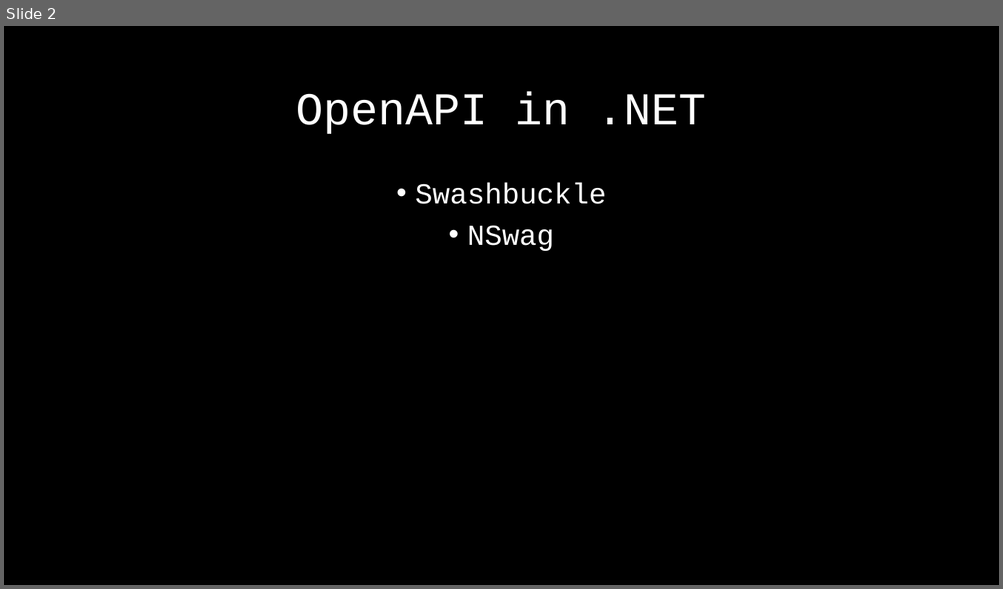
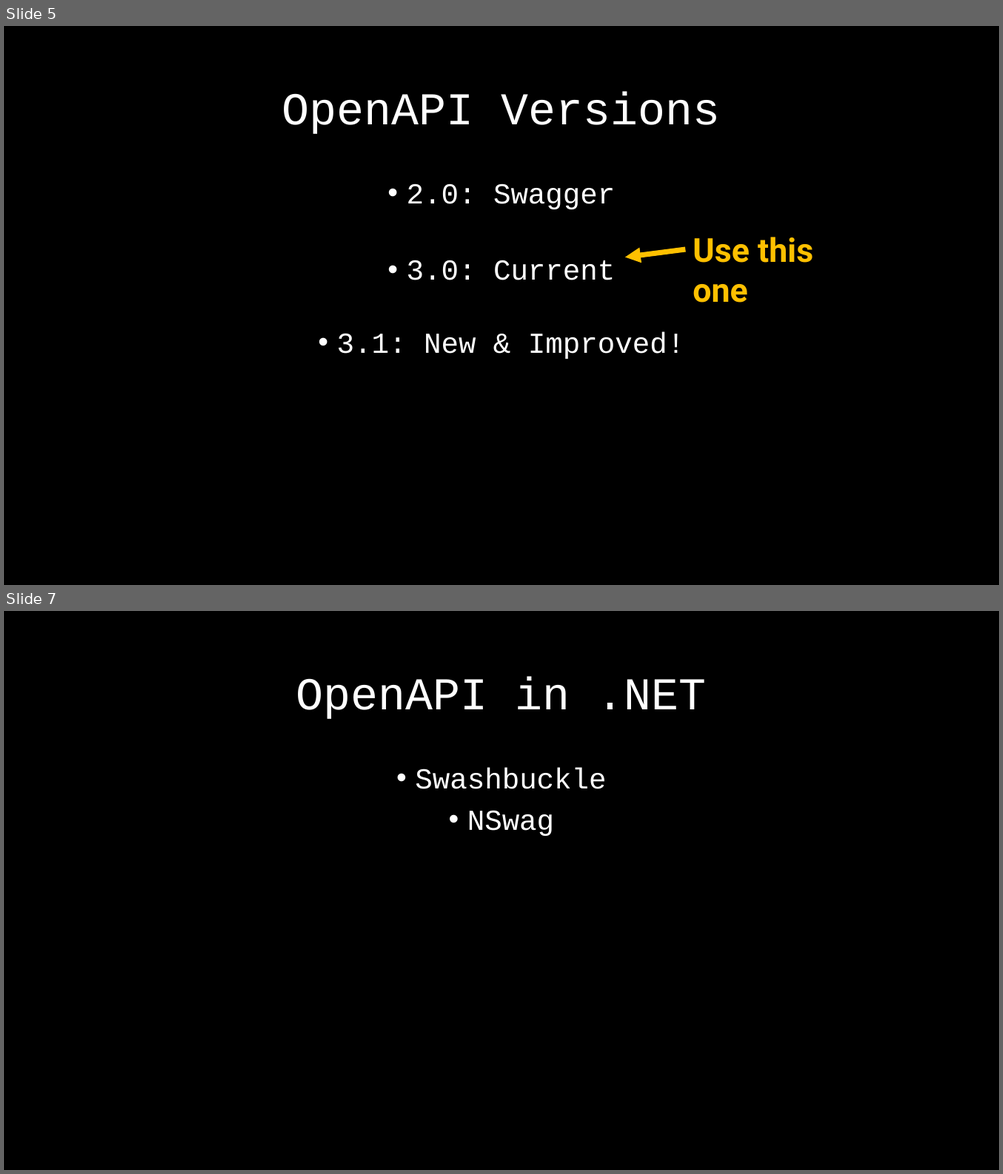
Before and after one commit to RendleLabs/LDNUG2022, a slide deck: OpenAPI.pptx. Shown one above the other, each under a label of ours: slide 2 before the commit, slides 5 and 7 after it; the slides between them are not shown. The pictures are 1003x589 and 1003x1174 pixels, drawn with LibreOffice and Linux fonts; fonts in the diff are those of the drawing. Boxes give left, top, right and bottom in pixels: in the first picture for what was removed or moved away, otherwise in the second. Text is boxed around its words. In the diff, an @@ line names an element or a change of style, - is before the commit and + after.

```diff
--- a/OpenAPI.pptx
+++ b/OpenAPI.pptx
@@ slide 5 added at <box>4,26,999,585</box>, background #000000 @@
@@ title added at <box>282,92,720,134</box>, 44 pt, text #FFFFFF @@
+OpenAPI Versions
@@ text added at <box>337,184,684,359</box>, 28 pt, text #FFFFFF @@
+• 2.0: Swagger
+• 3.0: Current
+• 3.1: New & Improved!
@@ text added at <box>692,237,813,303</box>, 32 pt, text #FFC000, bold @@
+Use this one
@@ arrow added from (686, 249) to (625, 258), #FFC000 5 pt @@
@@ what was slide 2 is now slide 7 @@
```
Also in this commit, not shown: 4 slides changed, 13 other slides added, 1 slide removed, 4 other files.
